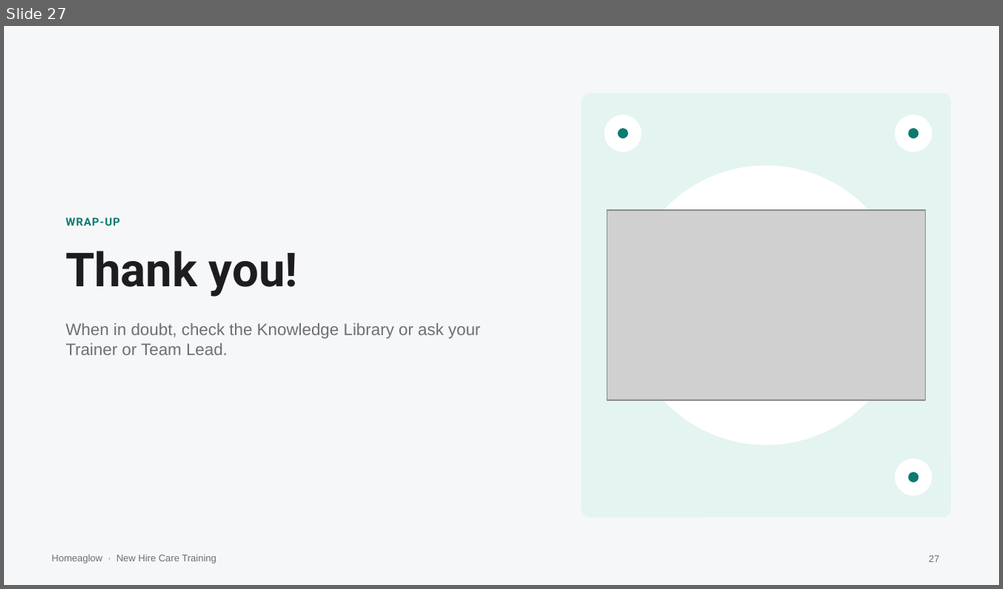
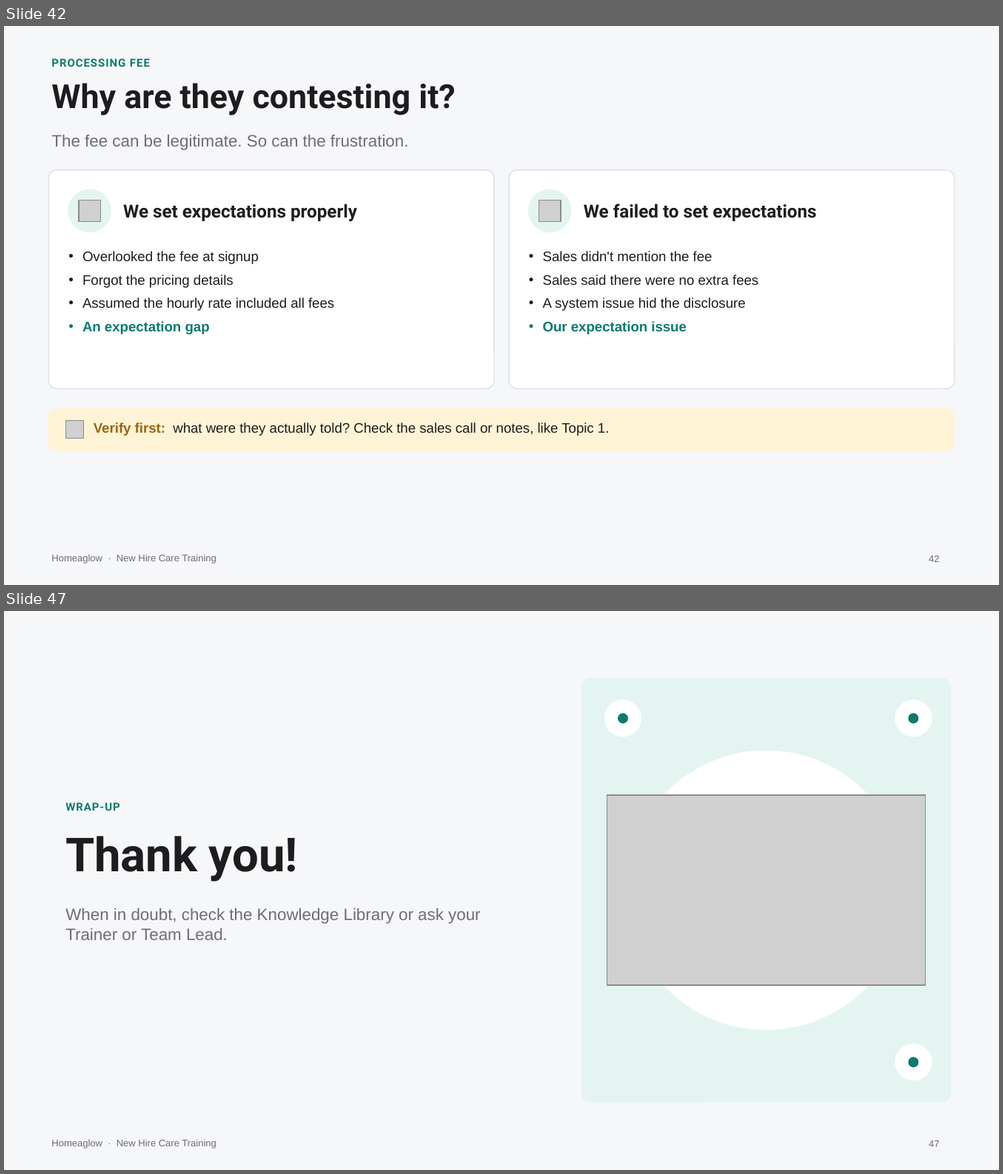
Before and after one commit to anjulimichelle/training, a slide deck: incorrect-info-lmc-lockout/incorrect-info-lmc-lockout.pptx. Shown one above the other, each under a label of ours: slide 27 before the commit, slides 42 and 47 after it; the slides between them are not shown. The pictures are 1003x589 and 1003x1174 pixels, drawn with LibreOffice and Linux fonts; fonts in the diff are those of the drawing; grey boxes stand for pictures. Boxes give left, top, right and bottom in pixels: in the first picture for what was removed or moved away, otherwise in the second. Text is boxed around its words. In the diff, an @@ line names an element or a change of style, - is before the commit and + after.

```diff
--- a/incorrect-info-lmc-lockout/incorrect-info-lmc-lockout.pptx
+++ b/incorrect-info-lmc-lockout/incorrect-info-lmc-lockout.pptx
@@ slide 42 added at box(4, 26, 999, 585), background #F6F7F9; not listed: 1 template element that a slide beside it also shows @@
@@ text added at box(51, 59, 150, 67), 8 pt, text #0B7A6F, bold @@
+PROCESSING FEE
@@ text added at box(51, 83, 455, 116), 24 pt, text #1D1D1F, bold @@
+Why are they contesting it?
@@ text added at box(51, 135, 409, 150), 12 pt, text #6E6E73 @@
+The fee can be legitimate. So can the frustration.
@@ rounded rectangle added at box(48, 170, 493, 389), fill #FFFFFF, outline #DCE1E7 0.75 pt @@
@@ rounded rectangle added at box(509, 170, 954, 389), fill #FFFFFF, outline #DCE1E7 0.75 pt @@
@@ ellipse added at box(68, 190, 111, 232), fill #E3F4F1, outline #E3F4F1 1 pt @@
@@ picture added at box(79, 200, 100, 222) @@
@@ ellipse added at box(529, 190, 571, 232), fill #E3F4F1, outline #E3F4F1 1 pt @@
@@ picture added at box(539, 200, 561, 222) @@
@@ text added at box(123, 204, 357, 221), 13 pt, text #1D1D1F, bold @@
+We set expectations properly
@@ text added at box(583, 204, 816, 221), 13 pt, text #1D1D1F, bold @@
+We failed to set expectations
@@ text added at box(82, 251, 334, 335), 10 pt, text #1D1D1F @@
+• Overlooked the fee at signup
+• Forgot the pricing details
+• Assumed the hourly rate included all fees
+• An expectation gap
@@ text added at box(543, 251, 758, 335), 10 pt, text #1D1D1F @@
+• Sales didn't mention the fee
+• Sales said there were no extra fees
+• A system issue hid the disclosure
+• Our expectation issue
@@ rounded rectangle added at box(48, 409, 954, 451), fill #FFF3D6, outline #FFF3D6 0.75 pt @@
@@ picture added at box(65, 421, 84, 439) @@
@@ text added at box(94, 423, 609, 436), 10 pt, text #1D1D1F @@
+Verify first: what were they actually told? Check the sales call or notes, like Topic 1.
@@ page number added at box(928, 556, 939, 562), 7 pt, text #6E6E73 @@
+42
@@ what was slide 27 is now slide 47 @@
@@ page number at box(928, 1141, 939, 1147): text changed @@
-27
+47
```
Also in this commit, not shown: 6 slides changed, 19 other slides added, 5 other files.
